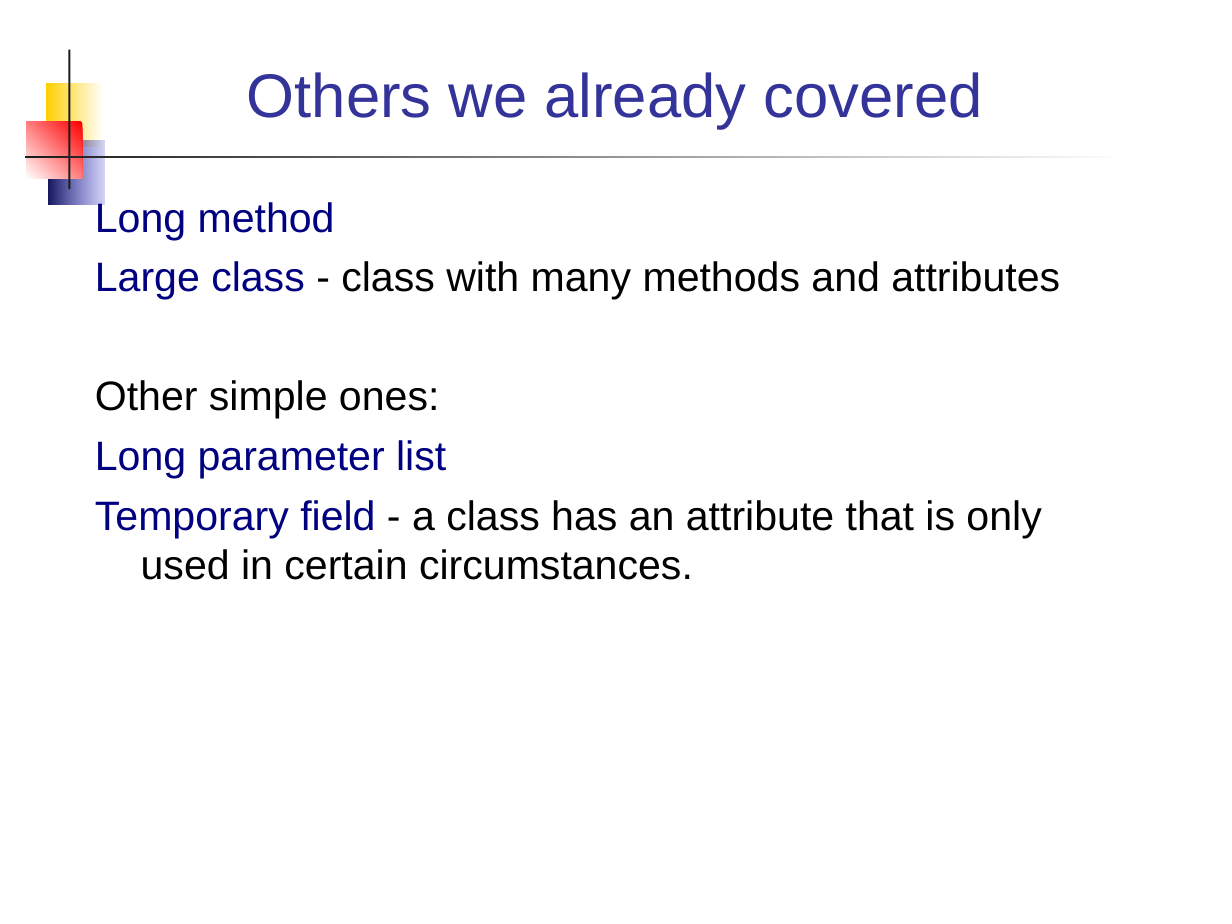
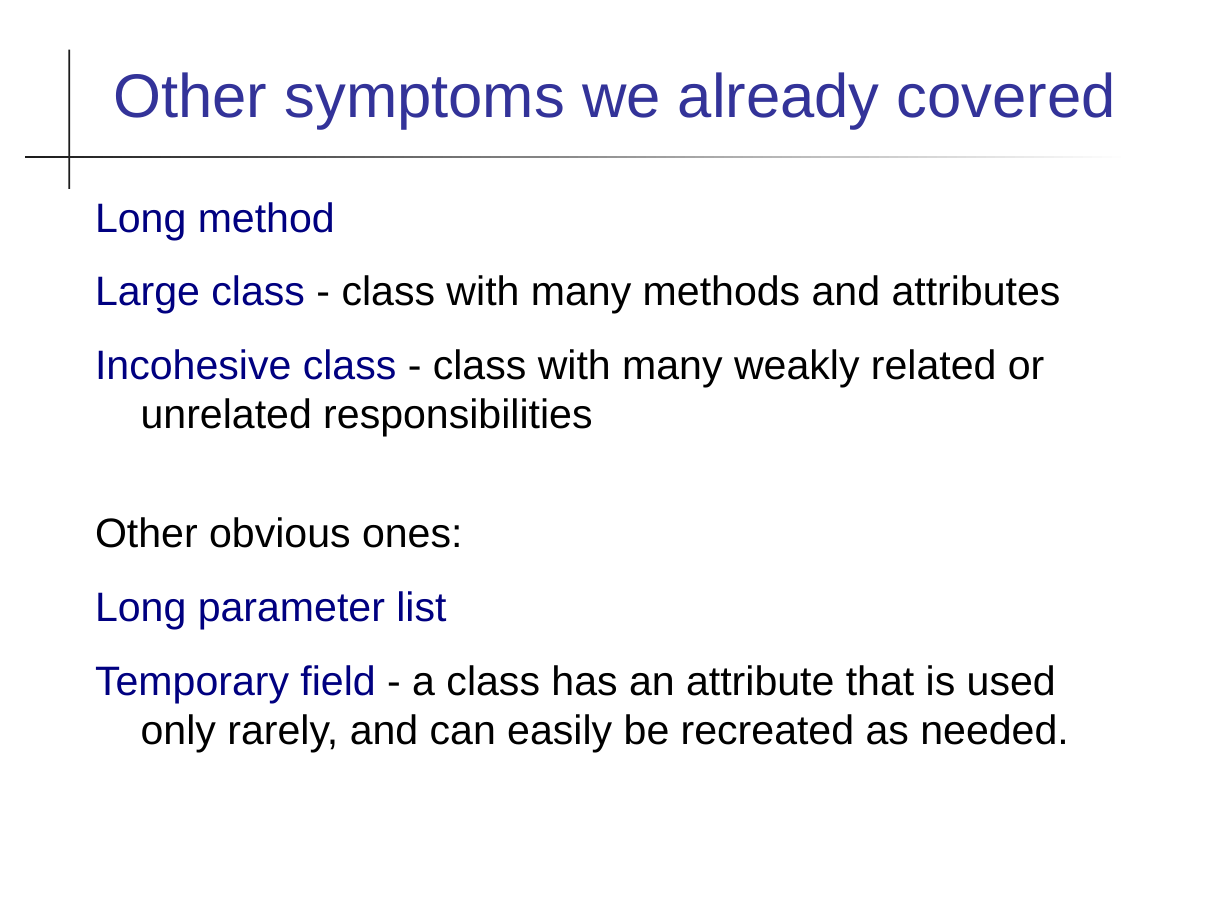
Before and after one commit to cpske/ISP, a slide deck: slide 13 of refactoring/Refactoring-Patterns.ppt (slide 12 before the commit). Drawn at 1232x924 pixels with LibreOffice and Linux fonts; fonts in the diff are those of the drawing. Boxes give left, top, right and bottom in pixels: in the first picture for what was removed or moved away, otherwise in the second. Text is boxed around its words. In the diff, an @@ line names an element or a change of style, - is before the commit and + after.

```diff
--- a/refactoring/Refactoring-Patterns.ppt
+++ b/refactoring/Refactoring-Patterns.ppt
@@ rectangle removed at (x1=46, y1=83, x2=103, y2=147) @@
@@ title at (x1=113, y1=72, x2=1116, y2=128): text changed @@
-Others we already covered
+Other symptoms we already covered
@@ rectangle removed at (x1=27, y1=122, x2=83, y2=179) @@
@@ rectangle removed at (x1=48, y1=140, x2=103, y2=205) @@
@@ text at (x1=95, y1=202, x2=1061, y2=629): more space between paragraphs @@
@@ text at (x1=95, y1=349, x2=1045, y2=548): text changed @@
-Other simple ones:
+Incohesive class - class with many weakly related or unrelated responsibilities
+Other obvious ones:
@@ text at (x1=95, y1=665, x2=1068, y2=752): text changed @@
-Temporary field - a class has an attribute that is only used in certain circumstances.
+Temporary field - a class has an attribute that is used only rarely, and can easily be recreated as needed.
```
Also in this commit, not shown: 15 other slides changed, 2 slides added, 2 other files.
